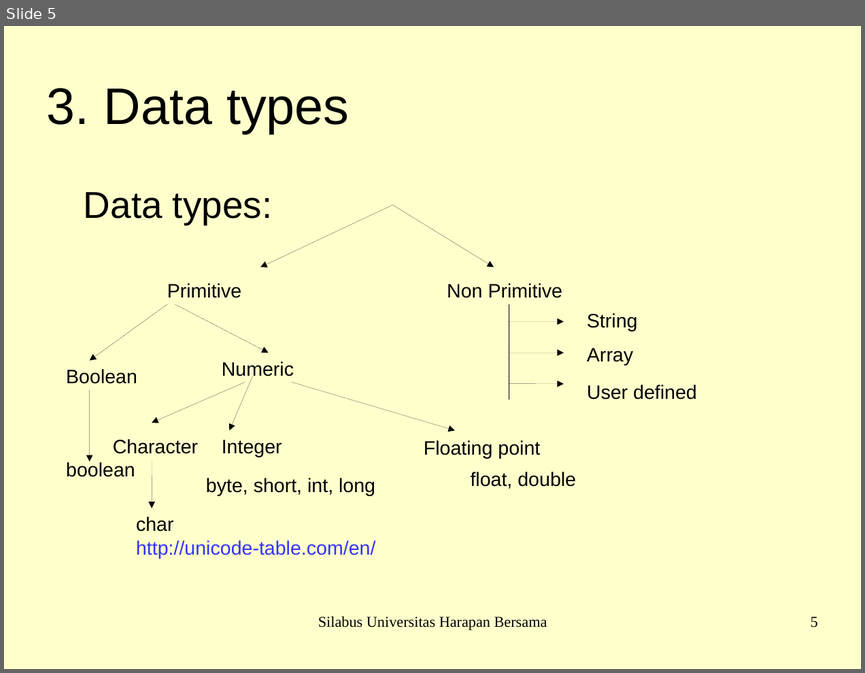
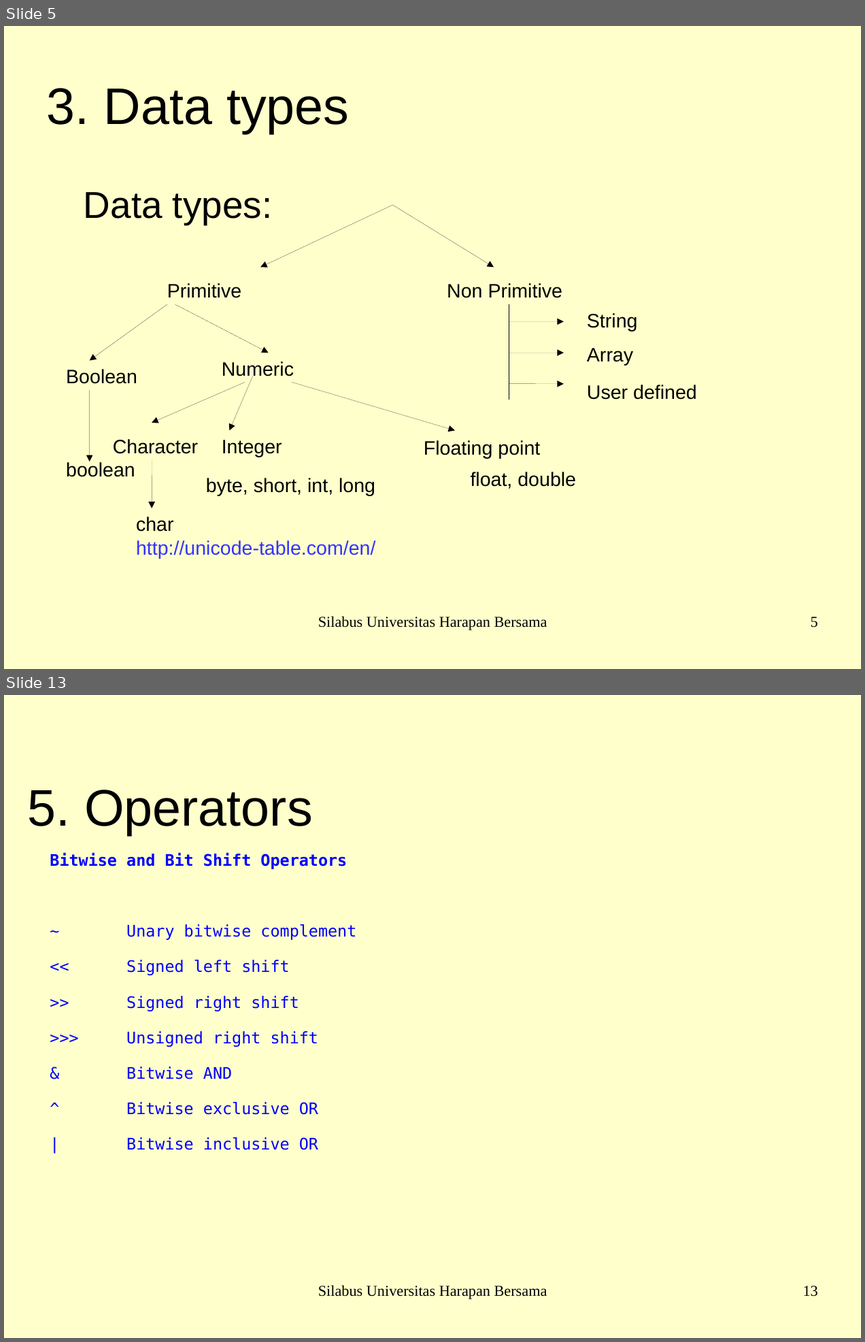
Before and after one commit to arissetyawan-campus-1qaz2wsx3edc/java-programming-basic, a slide deck: java-master-slide.odp. Shown one above the other, each under a label of ours: slide 5 before the commit, slides 5 and 13 after it; the slides between them are not shown. The pictures are 865x673 and 865x1342 pixels, drawn with LibreOffice and Linux fonts; fonts in the diff are those of the drawing; background and template pictures are left out. Boxes give left, top, right and bottom in pixels: in the first picture for what was removed or moved away, otherwise in the second. Text is boxed around its words. In the diff, an @@ line names an element or a change of style, - is before the commit and + after.

```diff
--- a/java-master-slide.odp
+++ b/java-master-slide.odp
@@ slide 13 added at box(4, 695, 861, 1338), background #FFFFCC @@
@@ title added at box(27, 790, 313, 835), 47.6 pt, text #000000 @@
+5. Operators
@@ text added at box(50, 853, 356, 1150), 14.8 pt, text #0000FF @@
+Bitwise and Bit Shift Operators
+~ Unary bitwise complement
+<< Signed left shift
+>> Signed right shift
+>>> Unsigned right shift
+& Bitwise AND
+^ Bitwise exclusive OR
+| Bitwise inclusive OR
@@ text added at box(318, 1285, 547, 1299), 14 pt, text #000000 @@
+Silabus Universitas Harapan Bersama
@@ page number added at box(803, 1285, 818, 1296), 14 pt, text #000000 @@
+13
```
Also in this commit, not shown: 2 slides changed, 9 other slides added, 2 other files.
